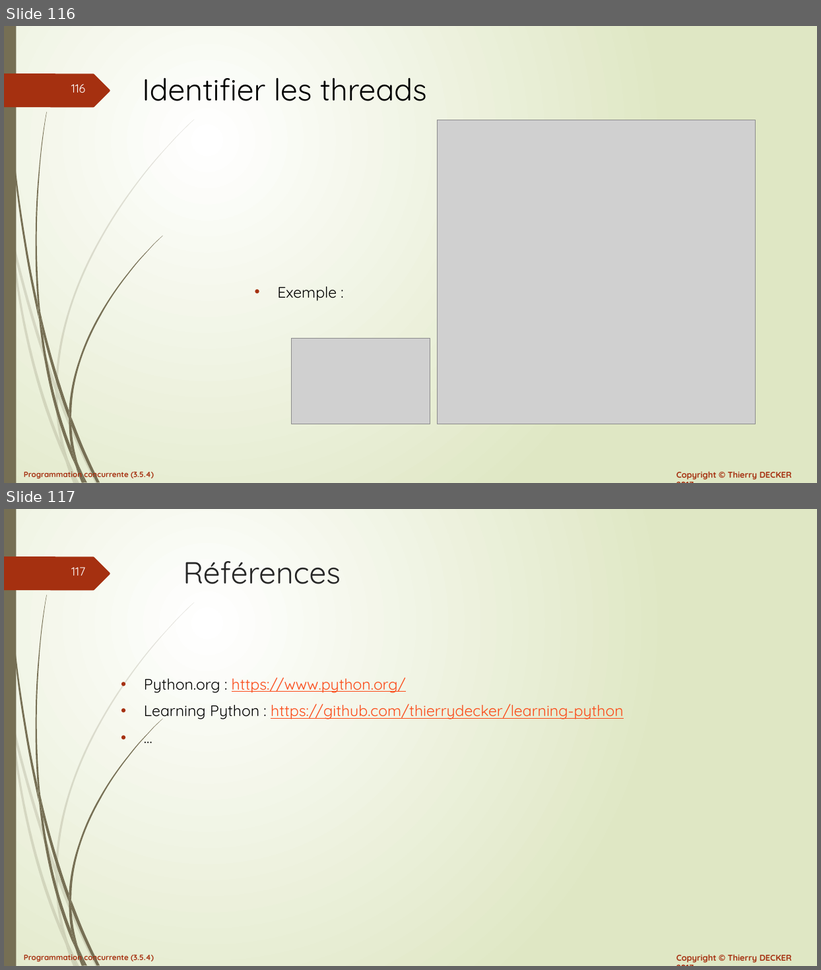
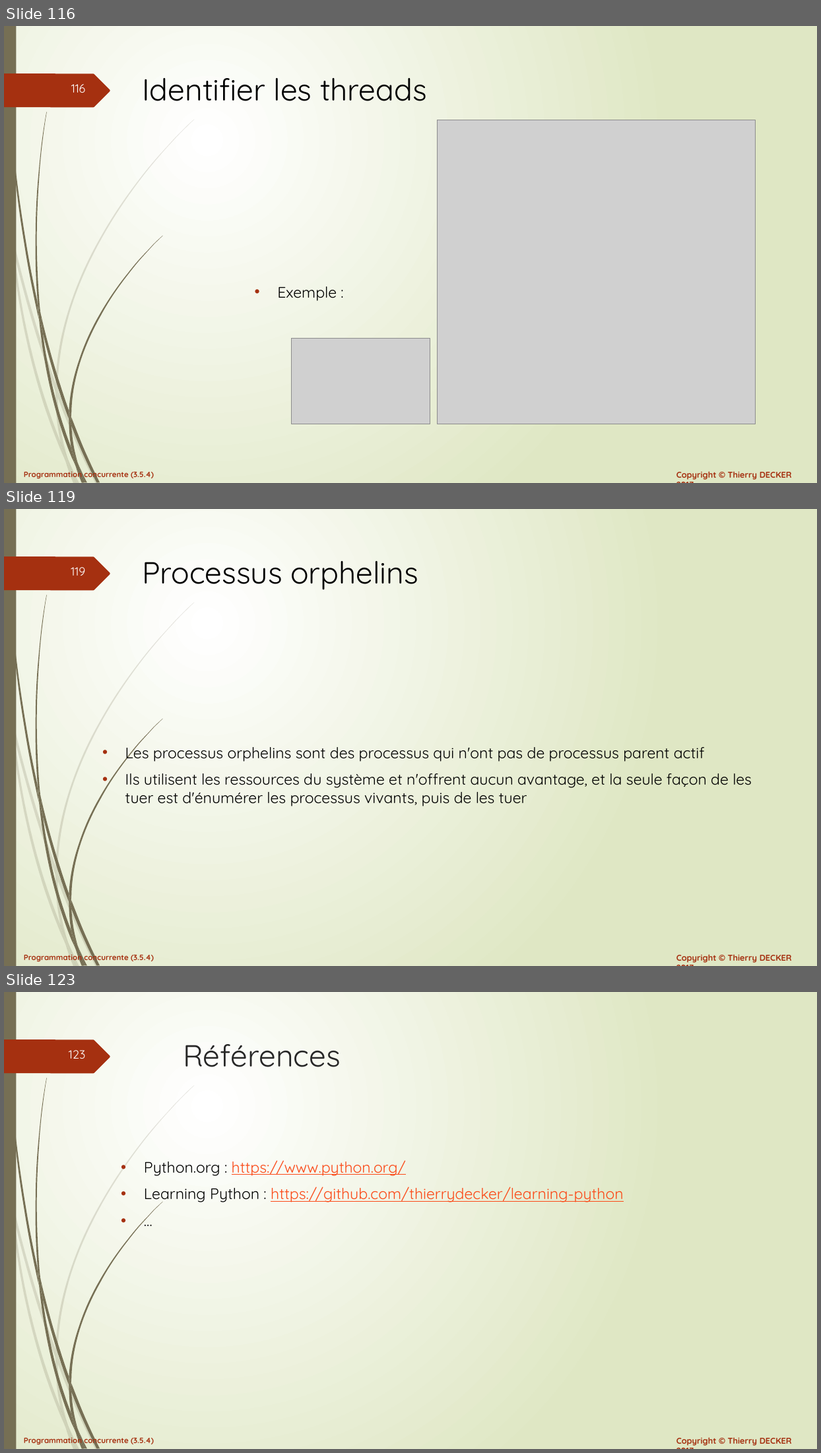
Before and after one commit to VikmanTheRacoon/learning-python, a slide deck: documentations/python-103.pptx. Shown one above the other, each under a label of ours: slides 116 and 117 before the commit, slides 116, 119 and 123 after it; the slides between them are not shown. The pictures are 821x970 and 821x1453 pixels, drawn with LibreOffice and Linux fonts; fonts in the diff are those of the drawing; grey boxes stand for pictures. Boxes give left, top, right and bottom in pixels: in the first picture for what was removed or moved away, otherwise in the second. Text is boxed around its words. In the diff, an @@ line names an element or a change of style, - is before the commit and + after.

```diff
--- a/documentations/python-103.pptx
+++ b/documentations/python-103.pptx
@@ slide 119 added at <box>4,509,817,966</box>, background gradient #FFFFFF to #DFE8C4; not listed: 27 template elements that a slide beside it also shows @@
@@ title added at <box>142,561,418,590</box>, 36 pt, text #000000 @@
+Processus orphelins
@@ text added at <box>125,743,752,807</box>, 18 pt, text #000000 @@
+• Les processus orphelins sont des processus qui n'ont pas de processus parent actif
+• Ils utilisent les ressources du système et n'offrent aucun avantage, et la seule façon de les tuer est d'énumérer les processus vivants, puis de les tuer
@@ what was slide 117 is now slide 123 @@
@@ page number at <box>69,1050,86,1059</box>: text changed @@
-117
+123
```
Also in this commit, not shown: 5 other slides added, 1 other file.
